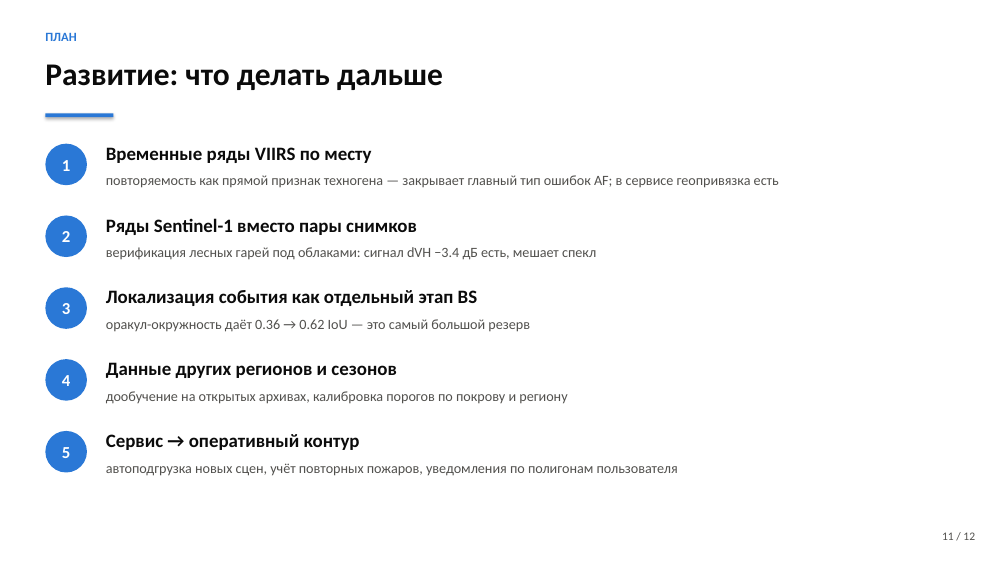
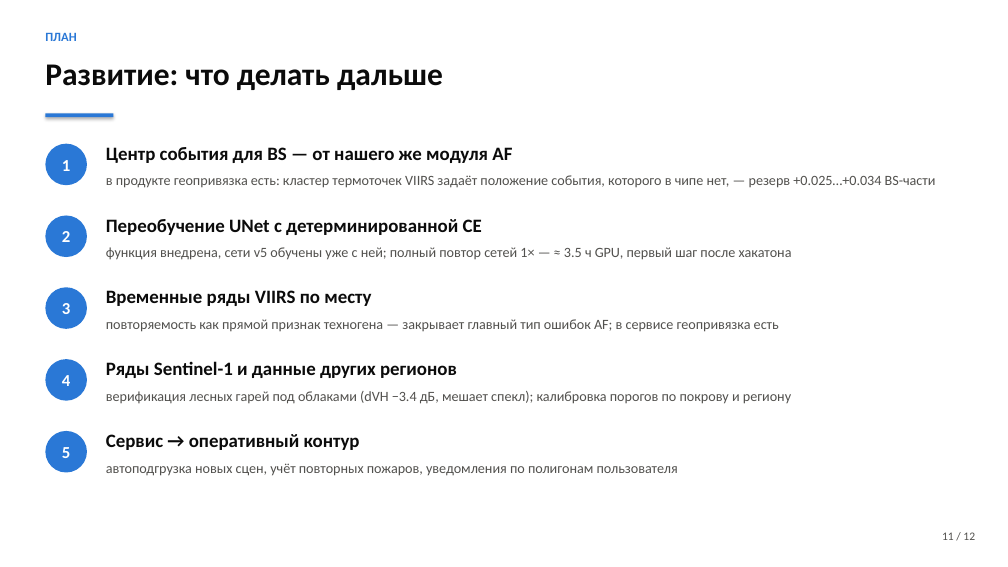
Before and after one commit to shttrkk/kosmowinsamarkand, a slide deck: slide 11 of presentation/deck.pptx. Drawn at 1008x567 pixels with LibreOffice and Linux fonts; fonts in the diff are those of the drawing. Boxes give left, top, right and bottom in pixels: in the first picture for what was removed or moved away, otherwise in the second. Text is boxed around its words. In the diff, an @@ line names an element or a change of style, - is before the commit and + after.

```diff
--- a/presentation/deck.pptx
+++ b/presentation/deck.pptx
@@ text at [106, 147, 512, 163]: text changed @@
-Временные ряды VIIRS по месту
+Центр события для BS — от нашего же модуля AF
@@ text at [106, 175, 936, 188]: text changed @@
-повторяемость как прямой признак техногена — закрывает главный тип ошибок AF; в сервисе геопривязка есть
+в продукте геопривязка есть: кластер термоточек VIIRS задаёт положение события, которого в чипе нет, — резерв +0.025…+0.034 BS-части
@@ text at [106, 219, 482, 235]: text changed @@
-Ряды Sentinel-1 вместо пары снимков
+Переобучение UNet с детерминированной CE
@@ text at [106, 247, 792, 260]: text changed @@
-верификация лесных гарей под облаками: сигнал dVH −3.4 дБ есть, мешает спекл
+функция внедрена, сети v5 обучены уже с ней; полный повтор сетей 1× — ≈ 3.5 ч GPU, первый шаг после хакатона
@@ text at [106, 290, 371, 306]: text changed @@
-Локализация события как отдельный этап BS
+Временные ряды VIIRS по месту
@@ text at [106, 319, 779, 332]: text changed @@
-оракул-окружность даёт 0.36 → 0.62 IoU — это самый большой резерв
+повторяемость как прямой признак техногена — закрывает главный тип ошибок AF; в сервисе геопривязка есть
@@ text at [106, 361, 457, 378]: text changed @@
-Данные других регионов и сезонов
+Ряды Sentinel-1 и данные других регионов
@@ text at [106, 391, 791, 404]: text changed @@
-дообучение на открытых архивах, калибровка порогов по покрову и региону
+верификация лесных гарей под облаками (dVH −3.4 дБ, мешает спекл); калибровка порогов по покрову и региону
```
Also in this commit, not shown: 7 other slides changed, 29 other files.
